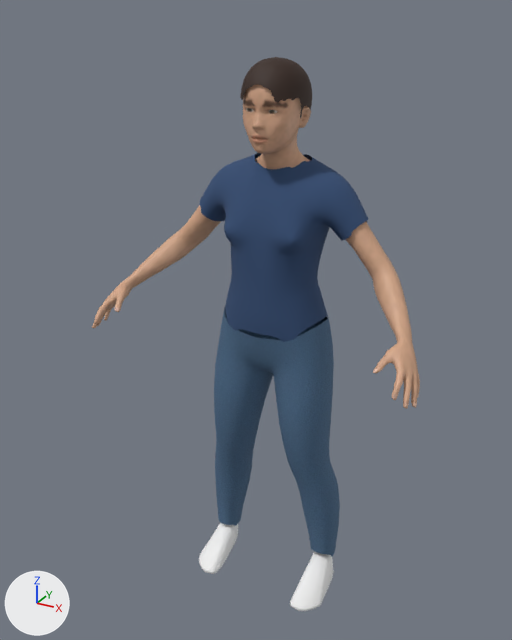
One commit to the glTF model game/assets/characters/ped_08.glb: the scene before it, then after it.
Camera for both pictures: a 50 mm lens placed at (0.75, -1.498, 1.506), pointed at (-0.037, -0.065, 0.79). Every picture has the same lights, and +X, +Y and +Z are marked at lower left. The picture after the commit comes second. Vertices at exactly the same position are counted once.

Objects in the first picture: 'Character'.
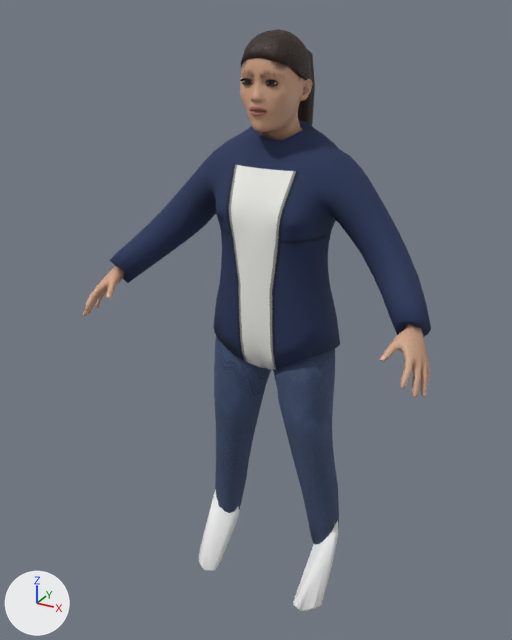
Pixel boxes [x1, y1, x2, y2] of what changed, in the pictures (512 x 640 px; the box of a moved part takes in the faces that stretch with it):
'Character', surface changed, reshaped (6% wider): before [92, 57, 420, 611]; after [83, 29, 431, 611]
part 1 of me_base_006, rebuilt (91% wider, 32% taller): before [200, 153, 368, 342]; after [110, 120, 431, 370]
part 2 of me_base_006, rebuilt (16% shorter): before [214, 308, 340, 556]; after [214, 336, 339, 544]
part 3 of me_base_006, rebuilt: before [240, 57, 312, 118]; after [241, 29, 311, 80]
part 4 of me_base_006, rebuilt: before [199, 523, 238, 574]; after [199, 489, 241, 571]
part 5 of me_base_006, rebuilt (52% taller): before [290, 552, 334, 611]; after [293, 521, 338, 611]
part 6 of me_base_006, moved or reshaped: before [92, 84, 420, 408]; after [83, 36, 430, 398]

The change, as a diff of the scene's bpy script:
```diff
--- a/game/assets/characters/ped_08.glb.py
+++ b/game/assets/characters/ped_08.glb.py
@@ img_cloth @@
+img_cloth = load_image('cloth', '_unpacked/cloth', 1024, 1024, 'sRGB')
@@ img_skin @@
+img_skin = load_image('skin', '_unpacked/skin', 1024, 1024, 'sRGB')
@@ img_skin_n @@
+img_skin_n = load_image('skin_n', '_unpacked/skin_n', 512, 512, 'Non-Color')
@@ mat_skin @@
 mat_skin = bpy.data.materials.new('skin')
-# nodes: BsdfPrincipled, Mix, OutputMaterial, TexImage, VertexColor
-# uses the picture img_skin_8241
+# nodes: BsdfPrincipled, Mapping, NormalMap, OutputMaterial, TexImage x2, UVMap
+# uses the picture img_skin
+# uses the picture img_skin_n
@@ mat_lashes @@
+mat_lashes = principled_material('lashes')
+mat_lashes.base_color = (0.0049, 0.00279, 0.00186)  # black #0f0906
+mat_lashes.roughness = 0.7
@@ mat_sole @@
+mat_sole = principled_material('sole')
+mat_sole.base_color = (0.89, 0.89, 0.848)  # white #f2f2ed
+mat_sole.roughness = 0.8
@@ mat_cloth @@
+mat_cloth = bpy.data.materials.new('cloth')
+# uses the picture img_cloth
+# uses the picture img_fabric_normal
@@ me_base_006 @@
 # used by ob_character; location = (0.0, 0.0, 0.0)
-me_base_006.from_pydata(...)  # 4390 vertices, 8273 faces; spans x -0.427..0.427, y -0.267..0.08, z -0.002..1.409
+me_base_006.from_pydata(...)  # 4470 vertices, 8470 faces; spans x -0.446..0.446, y -0.276..0.129, z 0.002..1.466
+# me_base_006 part 1: the loose piece of 737 vertices spanning x -0.22..0.22, y -0.129..0.07, z 0.773..1.195 is rebuilt with 897 vertices and now spans x -0.419..0.419, y -0.181..0.092, z 0.662..1.271, in mat_cloth
+# me_base_006 part 2: the loose piece of 638 vertices spanning x -0.192..0.192, y -0.129..0.08, z 0.086..0.81 is rebuilt with 460 vertices and now spans x -0.192..0.191, y -0.118..0.056, z 0.103..0.752, in mat_cloth
+# me_base_006 part 3: the loose piece of 260 vertices spanning x -0.073..0.074, y -0.125..0.053, z 1.276..1.409 is rebuilt with 235 vertices and now spans x -0.073..0.073, y -0.127..0.046, z 1.338..1.466
+# me_base_006 part 4: the loose piece of 143 vertices spanning x -0.197..-0.116, y -0.168..0.018, z -0.002..0.085 is rebuilt with 290 vertices and now spans x -0.198..-0.118, y -0.166..0.021, z 0.002..0.201
+# me_base_006 part 5: the loose piece of 132 vertices spanning x 0.116..0.197, y -0.168..0.018, z -0.002..0.103 is rebuilt with 326 vertices and now spans x 0.126..0.199, y -0.167..0.02, z 0.002..0.221
+# me_base_006 part 6: 2455 vertices removed from x -0.427..0.427, y -0.267..0.049, z 0.75..1.405; 2261 vertices added at x -0.446..0.446, y -0.276..0.129, z 0.784..1.464
+# other edits to the shape of me_base_006 do not show in these pictures
 me_base_006.materials.append(mat_skin)
-me_base_006.materials.append(mat_shirt)
-me_base_006.materials.append(mat_pants)
 me_base_006.materials.append(mat_shoes)
@@ me_base_006 @@
 me_base_006.materials.append(mat_eyes)
+me_base_006.materials.append(mat_cloth)
+me_base_006.materials.append(mat_sole)  # white #f2f2ed
+me_base_006.materials.append(mat_lashes)  # black #0f0906
```
